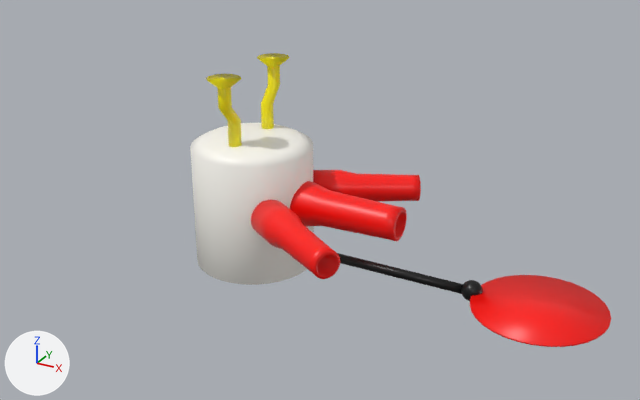
Renders of the FBX model Assets/Models/Enemies/BoostJuice.fbx from each side of a commit.
Both versions are drawn from a camera (50 mm lens) standing at (24.1, -36.5, 19.1) and looking at (3.8, 0.5, 0.7). The axes (+X, +Y, +Z) are drawn at lower left. The lights are the same throughout. Where no turn or scale is listed for an object, it has been applied to the vertices. Vertices at the same position are counted once.
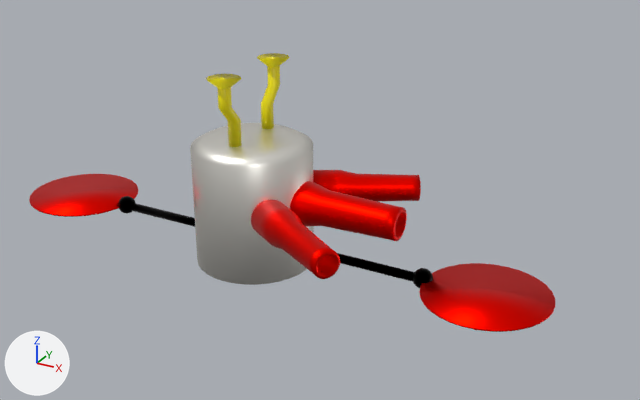
What differs and where, as boxes [x1, y1, x2, y2] in the pictures (640 x 400 px):
'Cylinder.001', surface changed: [190, 62, 421, 285] in both
'Circle', surface changed, reshaped, moved: before [337, 253, 611, 347]; after [29, 174, 555, 332]
part 1 of me_circle_001, added (red): after [29, 174, 138, 217]
part 2 of me_circle_001, added (black): after [130, 203, 195, 227]
part 3 of me_circle_001, added: after [118, 196, 135, 213]

The edits, one by one:
In material 'Material' (mat_material), metallic goes from 0.0 to 1.0.
In material 'Material.001' (mat_material_001), metallic goes from 0.0 to 1.0.
In material 'Material.003' (mat_material_003), metallic goes from 0.0 to 1.0.
me_circle_001 has 1092 vertices, 1092 faces and spans x 0.0..16.1, y -3.2..3.2, z -0.5..0.5.
me_circle_001 is used by ob_circle; location (2.83, -0.02, -2.13).
me_circle_001 part 1: a new loose piece, a 32-sided cylinder along z spanning x -15.708..-9.288, y -3.212..3.208, z -0.049..0.025, in mat_material_001 (red #ff0900).
me_circle_001 part 2: the loose piece of 64 vertices spanning x 0.8..9.2, y -0.2..0.3, z -0.3..0.2 is copied, and the copy is turned -179.8 degrees about the z axis through its middle, then moved by (-9.6, 0.0, 0.0); it spans x -8.8..-0.4, y -0.3..0.2, z -0.3..0.2.
me_circle_001 part 3: a new loose piece, a UV sphere (32 segments, 16 rings, poles along z) spanning x -9.7..-8.7, y -0.6..0.5, z -0.5..0.5, in mat_material_003 (black #000000).
Object 'Circle' (ob_circle) moves from (2.83, -0.02, -2.13) to (0.27, -0.02, -2.13).
